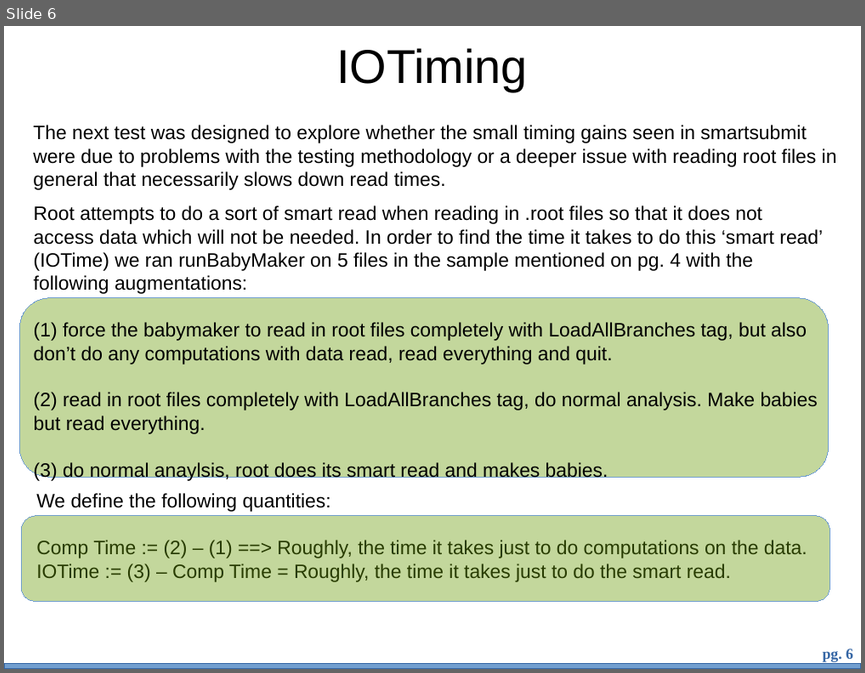
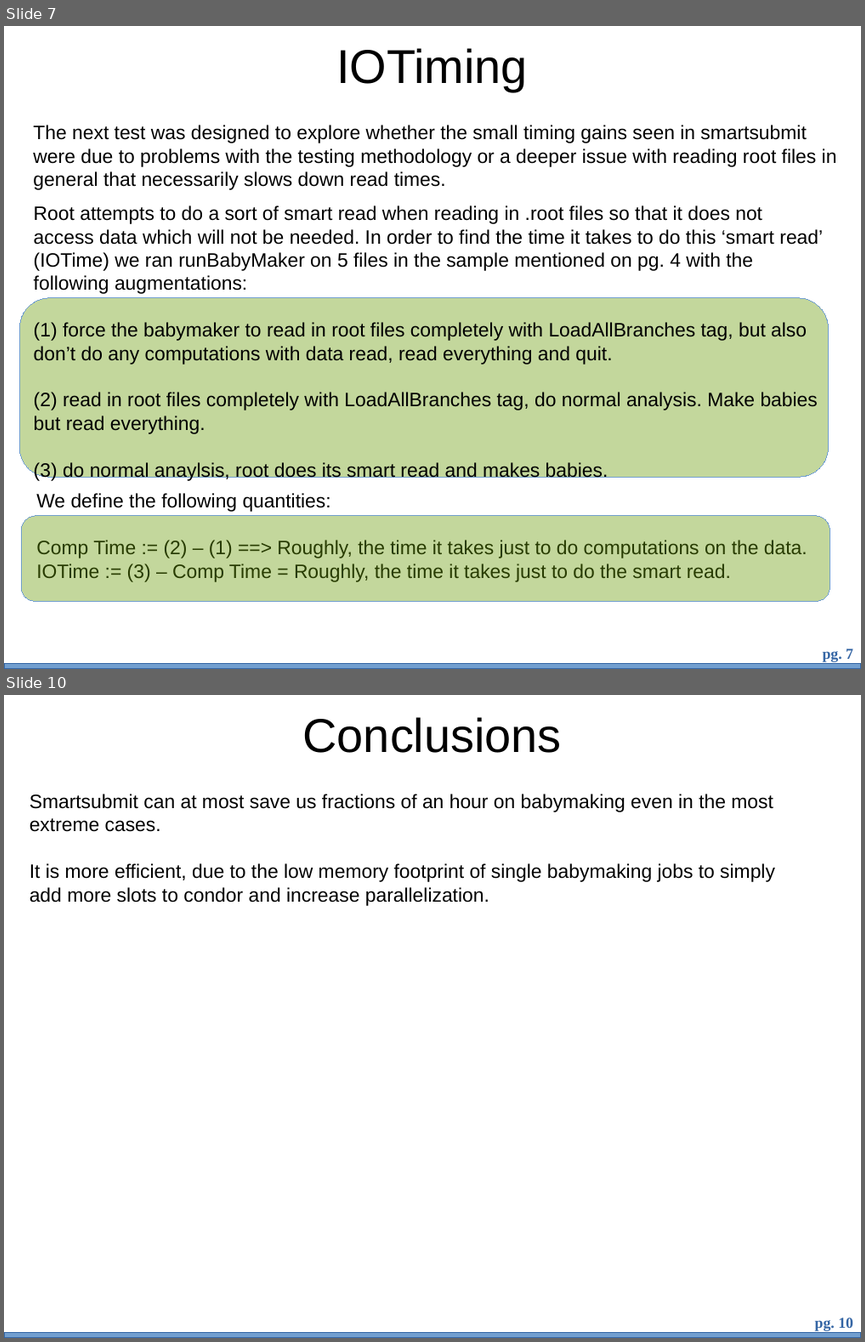
Before and after one commit to bth5032/smartsubmit, a slide deck: Presentations/benchmarking/bench.odp. Shown one above the other, each under a label of ours: slide 6 before the commit, slides 7 and 10 after it; the slides between them are not shown. The pictures are 865x673 and 865x1342 pixels, drawn with LibreOffice and Linux fonts; fonts in the diff are those of the drawing; background and template pictures are left out. Boxes give left, top, right and bottom in pixels: in the first picture for what was removed or moved away, otherwise in the second. Text is boxed around its words. In the diff, an @@ line names an element or a change of style, - is before the commit and + after.

```diff
--- a/Presentations/benchmarking/bench.odp
+++ b/Presentations/benchmarking/bench.odp
@@ slide 10 added at [4,695,861,1338], background #FFFFFF; not listed: 2 template elements that a slide beside it also shows @@
@@ title added at [303,717,562,753], 44 pt, text #000000 @@
+Conclusions
@@ text added at [30,794,775,906], 18 pt, text #000000 @@
+Smartsubmit can at most save us fractions of an hour on babymaking even in the most extreme cases.
+It is more efficient, due to the low memory footprint of single babymaking jobs to simply add more slots to condor and increase parallelization.
@@ what was slide 6 is now slide 7 @@
@@ page number at [823,648,853,662]: text changed @@
-pg. 6
+pg. 7
```
Also in this commit, not shown: 3 slides changed.
